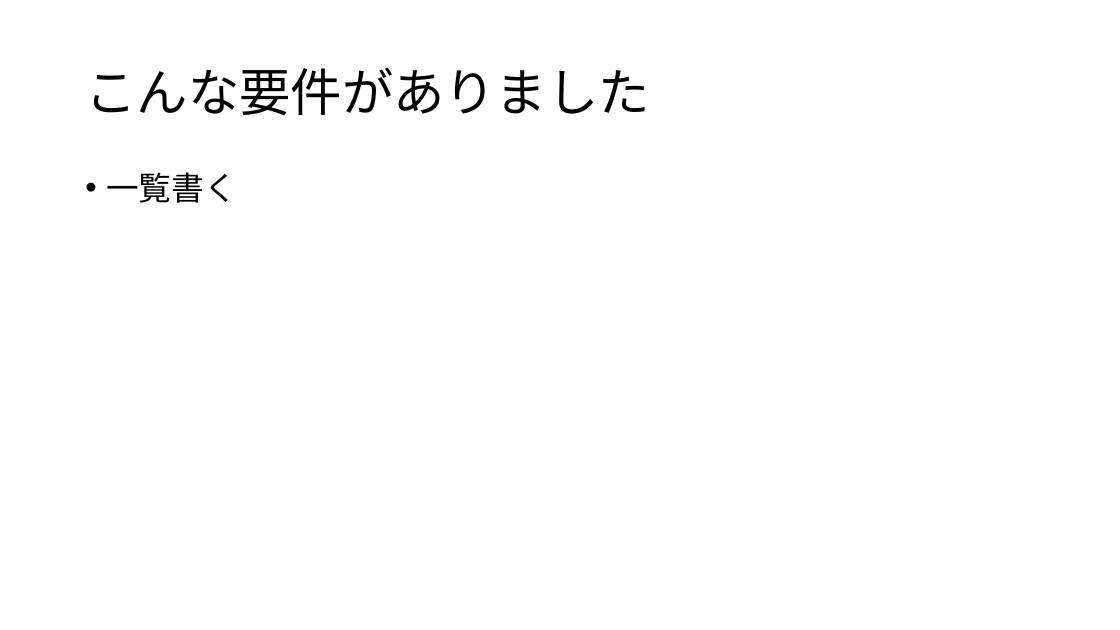
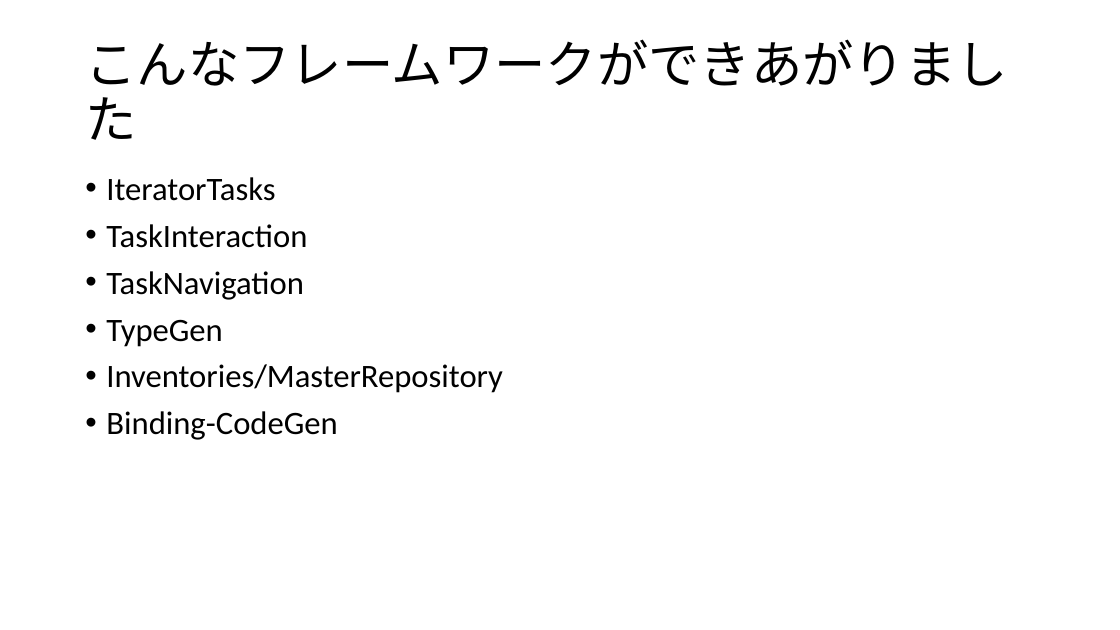
Before and after one commit to ppcuni/UnityCsharp20150321, a slide deck: slide 7 of doc/自社フレームワーク.pptx. Drawn at 1120x630 pixels with LibreOffice and Linux fonts; fonts in the diff are those of the drawing. Boxes give left, top, right and bottom in pixels: in the first picture for what was removed or moved away, otherwise in the second. Text is boxed around its words. In the diff, an @@ line names an element or a change of style, - is before the commit and + after.

```diff
--- a/doc/自社フレームワーク.pptx
+++ b/doc/自社フレームワーク.pptx
@@ title at [85, 39, 1007, 140]: text changed @@
-こんな要件がありました
+こんなフレームワークができあがりました
@@ text at [106, 177, 503, 440]: text changed @@
-• 一覧書く
+• IteratorTasks
+• TaskInteraction
+• TaskNavigation
+• TypeGen
+• Inventories/MasterRepository
+• Binding-CodeGen
```
Also in this commit, not shown: 3 other slides changed, 1 slide added, 4 slides removed.
